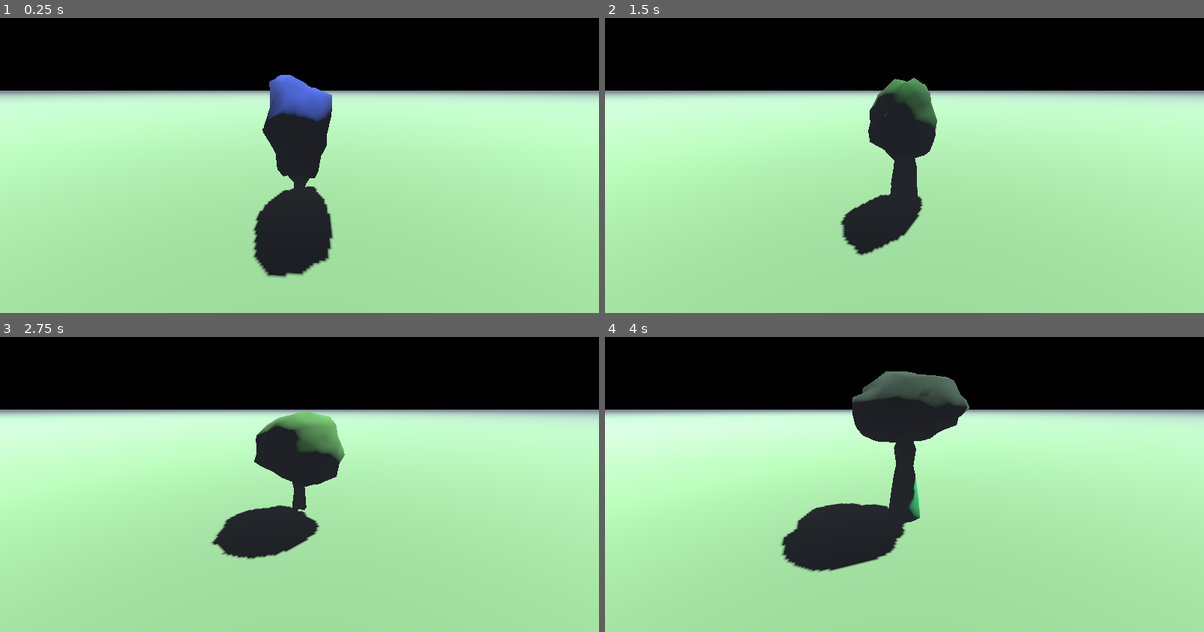
Above: before the commit, frames 1-4 (two rows, left to right).
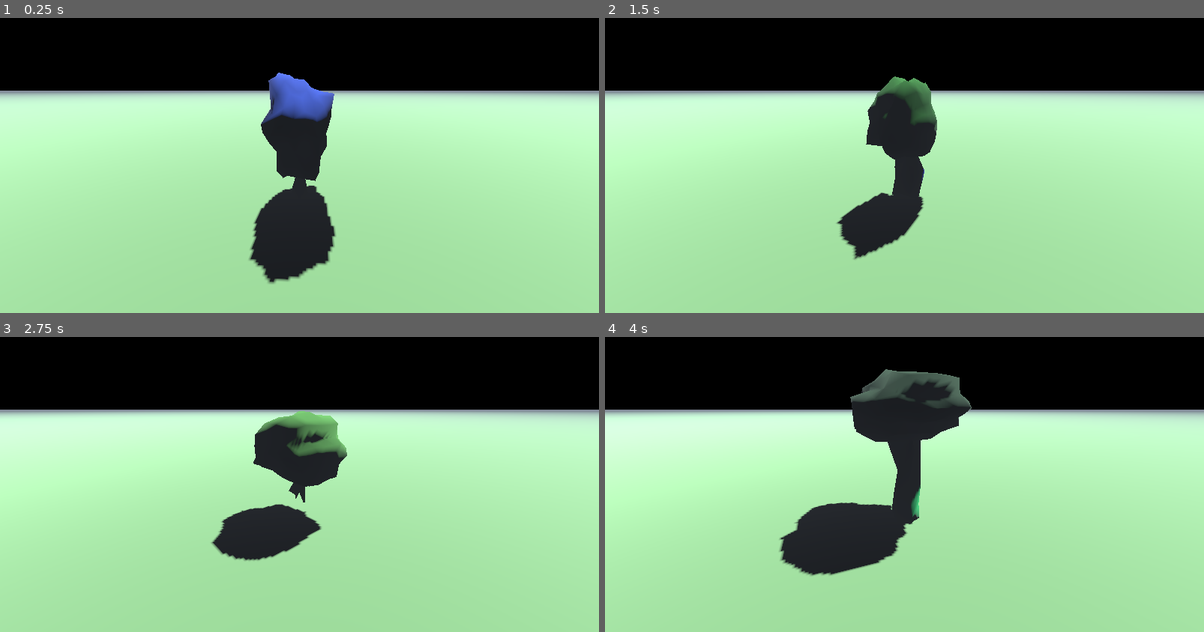
Above: after the commit, the same moments.

Repository: codatproduction/Procedural-Low-Poly-Trees
Game: Godot game, scene res://src/Sandbox.tscn
Two runs of this game, one before a commit and one after it. Both use one fixed random seed, a clock stepped at 60 frames per second and the inputs below.
Inputs:
- Up to frame 1 (0.25 s): no input
- Up to frame 2 (1.5 s): no input
- Up to frame 3 (2.75 s): no input
- Up to frame 4 (4 s): no input

The runs differ from the first frame. In frame 1, 0.7% of the frame differs, in the area x 41-57%, y 18-91%; in frame 2, 0.5%; in frame 3, 0.9%; in frame 4, 1.6%, in the area x 29-62%, y 10-81%.

Commit message:
Set noise to simplex.

Diff:
--- a/src/Branch.gd
+++ b/src/Branch.gd
@@ -21,8 +21,9 @@
 
 	# Move random values. Modify these until u happy bro!
 	var noise:FastNoiseLite = FastNoiseLite.new()
+	noise.noise_type = FastNoiseLite.TYPE_SIMPLEX
+	noise.seed = randi()
 	noise.frequency = 1.0 / randf_range(32, 128)
-	noise.seed = randi()
 	var ampl = randf_range(0.4, 1.3)
 
 	# Iterate through each vertex in the mesh
--- a/src/Leave.gd
+++ b/src/Leave.gd
@@ -85,6 +85,7 @@
 
 	randomize()
 	noise = FastNoiseLite.new()
+	noise.noise_type = FastNoiseLite.TYPE_SIMPLEX
 	noise.seed = randi()
 	noise.frequency = 1.0 / randi_range(4, 32)
 	surface_tool = SurfaceTool.new()
